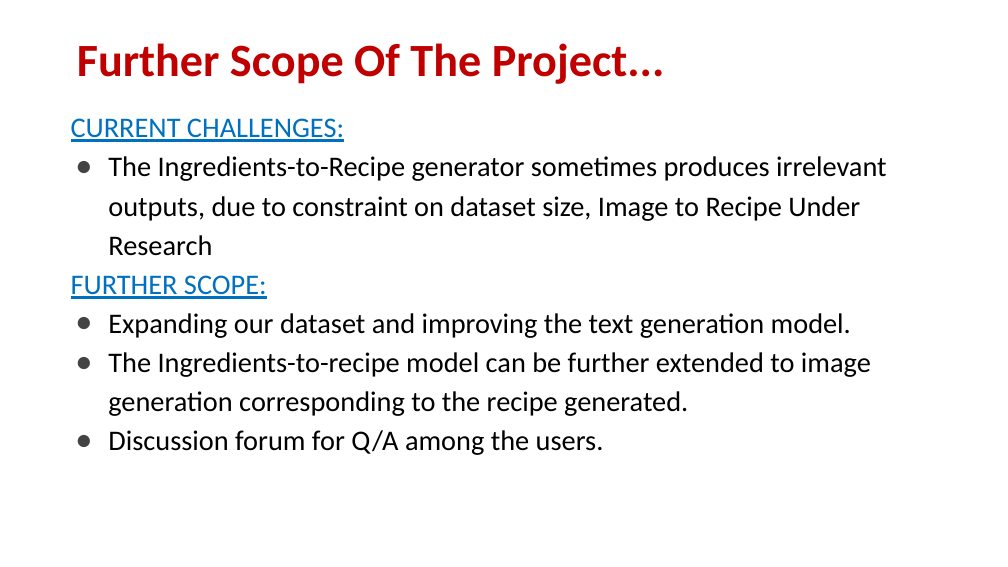
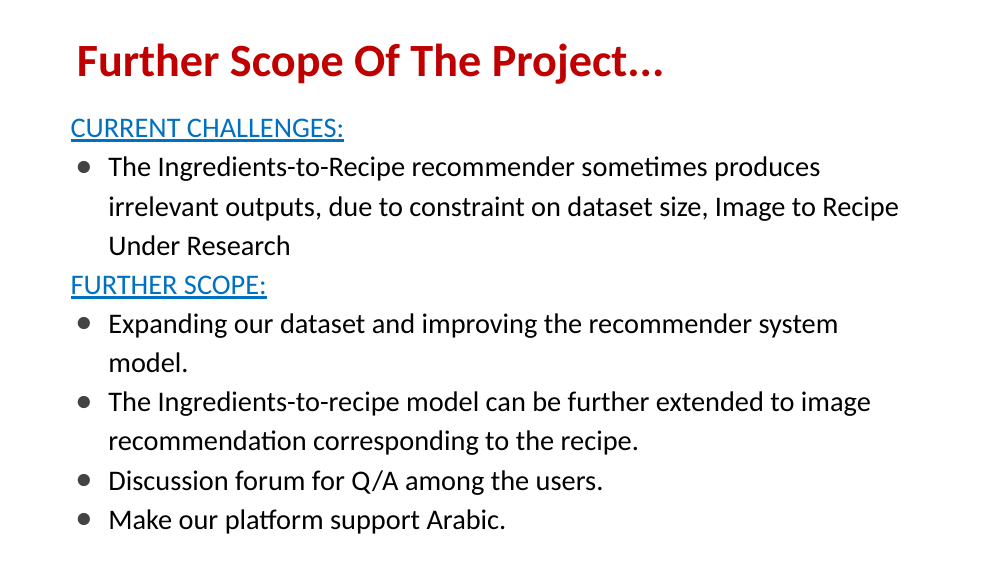
Before and after one commit to ahmaddroobi99/seniorGraduationProject2022_cookOverflow, a slide deck: slide 23 of Documentation/Presentation/cookOverflowPresentation.pptx (slide 33 before the commit). Drawn at 1008x567 pixels with LibreOffice and Linux fonts; fonts in the diff are those of the drawing. Boxes give left, top, right and bottom in pixels: in the first picture for what was removed or moved away, otherwise in the second. Text is boxed around its words. In the diff, an @@ line names an element or a change of style, - is before the commit and + after.

```diff
--- a/Documentation/Presentation/cookOverflowPresentation.pptx
+++ b/Documentation/Presentation/cookOverflowPresentation.pptx
@@ text at box(108, 156, 898, 256): text changed @@
-● The Ingredients-to-Recipe generator sometimes produces irrelevant outputs, due to constraint on dataset size, Image to Recipe Under Research
+● The Ingredients-to-Recipe recommender sometimes produces irrelevant outputs, due to constraint on dataset size, Image to Recipe Under Research
@@ text at box(108, 313, 871, 455): text changed @@
-● Expanding our dataset and improving the text generation model.
-● The Ingredients-to-recipe model can be further extended to image generation corresponding to the recipe generated.
+● Expanding our dataset and improving the recommender system model.
+● The Ingredients-to-recipe model can be further extended to image recommendation corresponding to the recipe.
@@ text at box(108, 509, 507, 534): paragraph added @@
+● Make our platform support Arabic.
```
Also in this commit, not shown: 3 other slides changed, 1 slide added, 11 slides removed, 23 other files.
